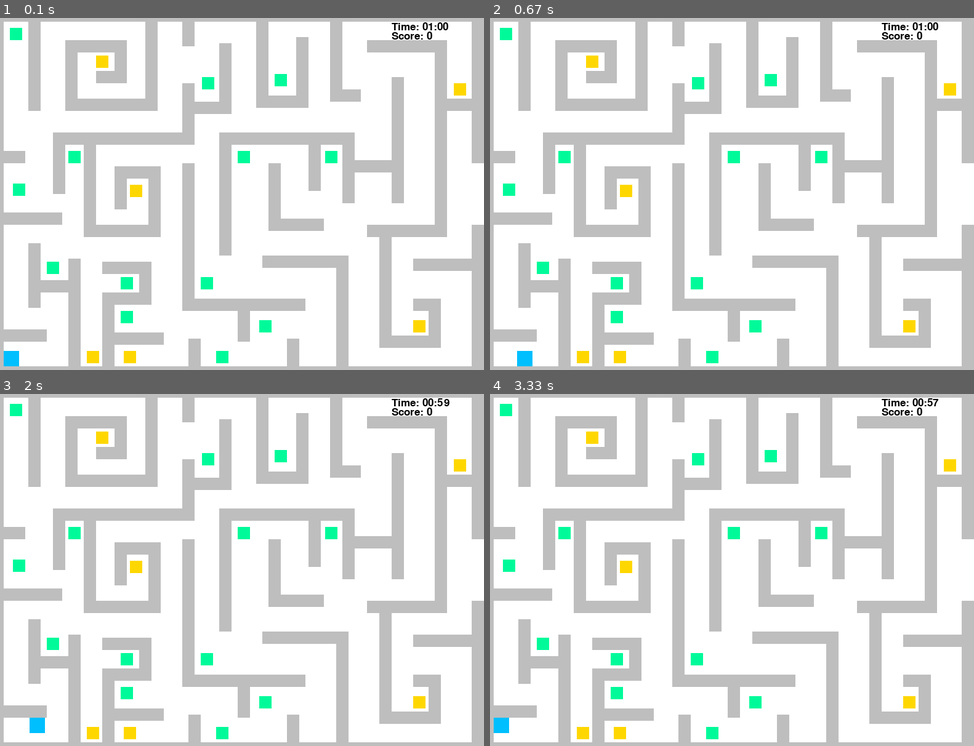
Above: before the commit, frames 1-4 (two rows, left to right).
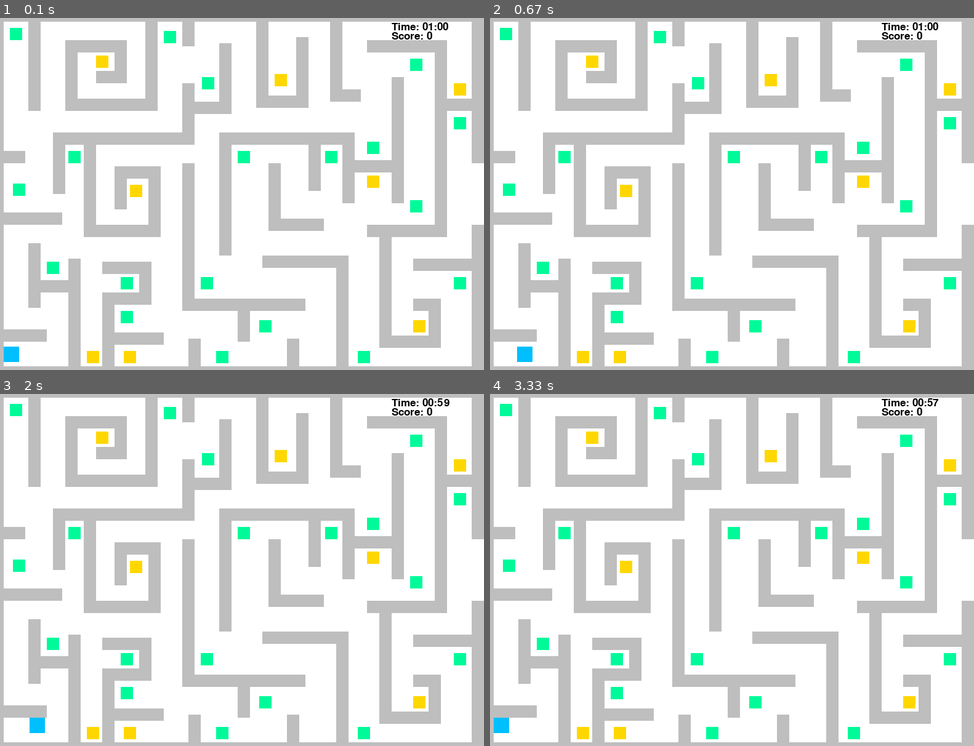
Above: after the commit, the same moments.

Repository: abbeymw/Pygame_Project4
Game: pygame game, started from pygame_maze.py
Same seed, same stepped clock (60 frames per second), same inputs: the game is played once before the commit and once after it.
Inputs:
- Up to frame 1 (0.1 s): no input
- Up to frame 2 (0.67 s): hold Right from 0.33 s (still down)
- Up to frame 3 (2 s): release Right at 0.8 s; hold Up 0.83-1.13 s; hold Right 1.17-1.63 s; hold Left from 1.67 s (still down)
- Up to frame 4 (3.33 s): release Left at 2.2 s; hold Down 2.23-2.53 s; hold Left 2.57-2.97 s; hold Up from 3 s (still down)

The runs differ from the first frame. In frame 1, 0.9% of the frame differs, in the area x 0-97%, y 3-99%; in frame 2, 0.9%; in frame 3, 0.8%; in frame 4, 0.8%.

Commit message:
added sound for coins

Diff:
--- a/pygame_maze.py
+++ b/pygame_maze.py
@@ -40,9 +40,6 @@
                 self.rect.bottom = b.rect.top
             else:
                 self.rect.top = b.rect.bottom
-    # def collide(self,enemy,enemy_list,health):
-    #     if self.rect.colliderect(enemy.rect):  # Tests if the player is touching an enemy
-    #         self.health -= 1
 
     # def move(self, dx, dy):
     #     # Move each axis separately. Note that this checks for collisions both times.
@@ -100,7 +97,7 @@
         bonus_creation = [[35, 283, 20, 20, green],
                             [342, 110, 20, 20, green],
                             [170, 75, 20, 20, gold],
-                          [460, 105, 20, 20, green],
+                          [460, 105, 20, 20, gold],
                           [685, 505, 20, 20, gold],
                           [400, 230, 20, 20, green],
                           [225, 285, 20, 20, gold],
@@ -115,7 +112,17 @@
                           [210, 490, 20, 20, green],
                           [210, 435, 20, 20, green],
                           [340, 435, 20, 20, green],
-                          [542, 230, 20, 20, green]]
+                          [542, 230, 20, 20, green],
+                          [610, 270, 20, 20, gold],
+                          [595, 555, 20, 20, green],
+                          [751, 175, 20, 20, green],
+                          [751, 435, 20, 20, green],
+                          [680, 80, 20, 20, green],
+                          [680, 310, 20, 20, green],
+                          [610, 215, 20, 20, green],
+                          [280, 35, 20, 20, green]
+                           # ,[400, 350, 20, 20, black]
+                          ]
         for b in bonus_creation:
             bonus = Bonus(b[0], b[1], b[2], b[3], b[4])
             self.bonus_sprites.add(bonus)
@@ -198,7 +205,7 @@
     pygame.init()
     disp = pygame.display.set_mode([800, 600])
     pygame.display.set_caption("Abbey's Maze Game for Project 4")
-    player = player_(20, 555)
+    player = player_(20, 548)
     movingsprites = pygame.sprite.Group()
     movingsprites.add(player)
     maze = Maze()
@@ -215,17 +222,20 @@
     pygame.mixer.init()
     pygame.mixer.music.load('ElTech_-_Techno_Background_Music.wav')
     pygame.mixer.music.play()
+    # pygame.mixer.fadeout(1000)
+    coin = pygame.mixer.Sound('Super_Mario_Bros.wav')
 
     game_over = False
     while not game_over:
         player.move(maze.wall_list)
         # player.handle_keys()
-        disp.fill(white)
+        color = white
+        disp.fill(color)
 
         tot_secs = start_time - (f_count//f_rate)
-        #if tot_secs < 0:
-            #game_over = True
-            #print("You ran out of time!")
+        if tot_secs < 0:
+            game_over = True
+            print("You ran out of time!")
         secs = tot_secs%60
         mins = (tot_secs//60)
         time_shown = "Time: {0:02}:{1:02}".format(mins, secs)
@@ -234,7 +244,6 @@
         f_count += 1
         clock.tick(f_rate)
 
-        # h = player.health()
         score = "Score: {0}".format(str(player.score))
         text1 = font.render(score, True, black)
         disp.blit(text1, [650, 35])
@@ -289,10 +298,14 @@
         for b in bonus_pts.bonus_sprites:
             if player.rect.colliderect(b.rect):
                 bonus_pts.bonus_sprites.remove(b)
+                coin.play()
                 if b.color == green:
                     player.score += 1
                 elif b.color == gold:
                     player.score += 5
+                # elif b.color == black:
+                #     color = black
+                #     disp.update()
 
         if player.rect.x > 801:
             game_over = True
@@ -303,3 +316,9 @@
 
 if __name__ == "__main__":
     main()
+
+
+
+
+# create a rank, so like if you got between this and this score,
+# you are a cub, this and this you are a mama bear, etc
Not shown, added: Super_Mario_Bros.wav
